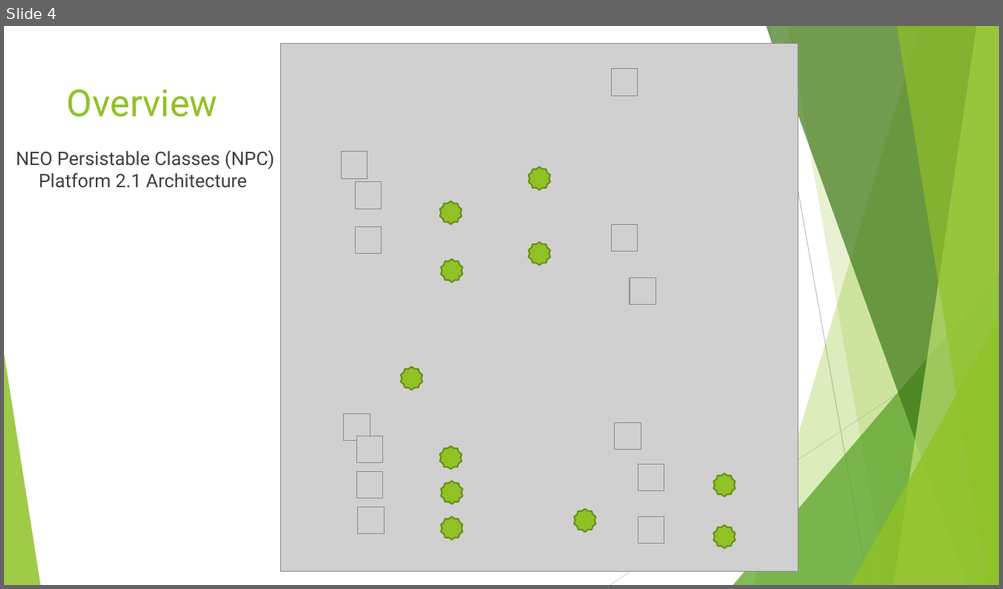
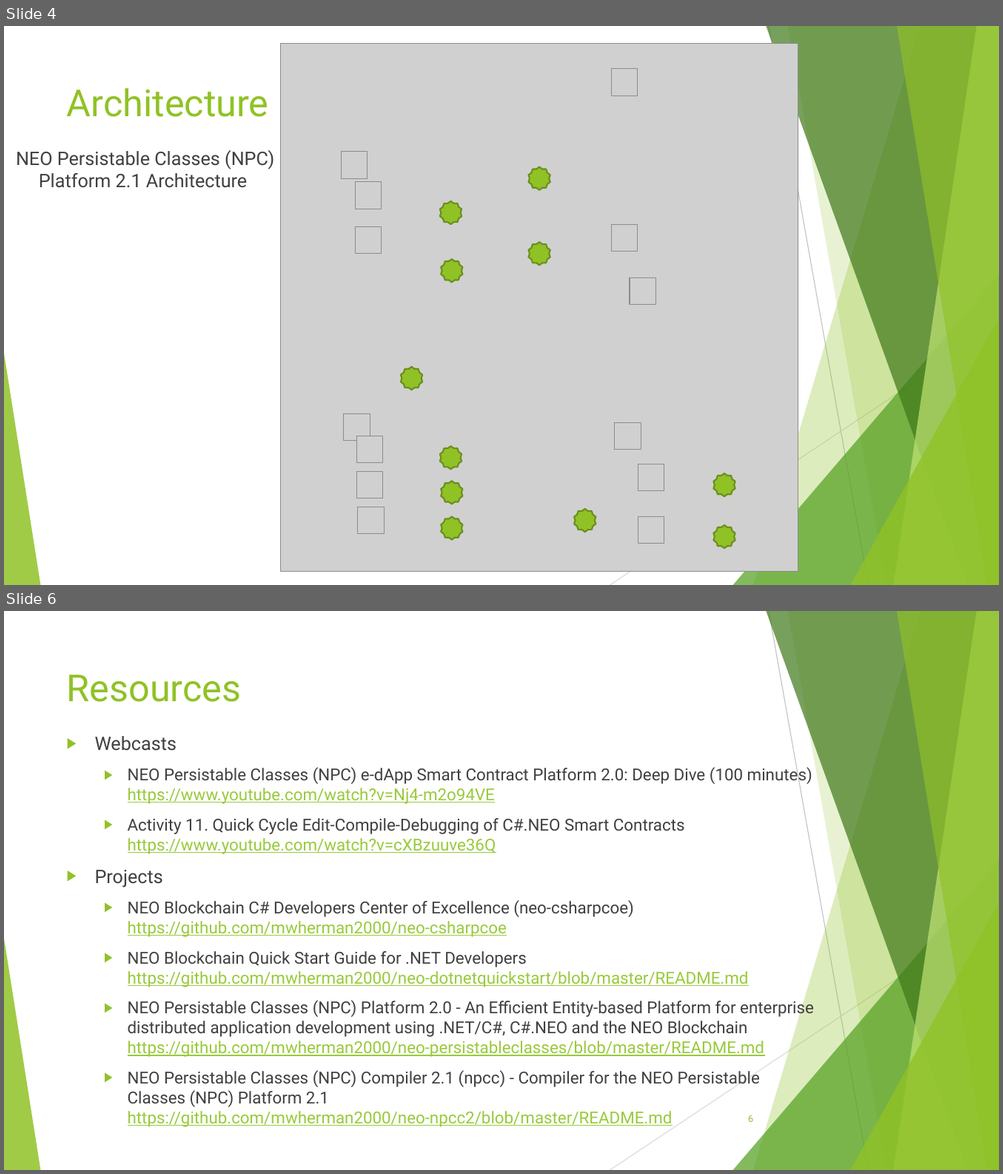
Before and after one commit to mwherman2000/neo-npcc2, a slide deck: Docs/NEO Persistable Classes Platform 2.1 Overview v0.1-Recording.pptx. Shown one above the other, each under a label of ours: slide 4 before the commit, slides 4 and 6 after it; the slides between them are not shown. The pictures are 1003x589 and 1003x1174 pixels, drawn with LibreOffice and Linux fonts; fonts in the diff are those of the drawing; grey boxes stand for pictures. Boxes give left, top, right and bottom in pixels: in the first picture for what was removed or moved away, otherwise in the second. Text is boxed around its words. In the diff, an @@ line names an element or a change of style, - is before the commit and + after.

```diff
--- a/Docs/NEO Persistable Classes Platform 2.1 Overview v0.1-Recording.pptx
+++ b/Docs/NEO Persistable Classes Platform 2.1 Overview v0.1-Recording.pptx
@@ slide 6 added at (4, 611, 999, 1170), background #FFFFFF; not listed: 10 template elements that a slide beside it also shows @@
@@ title added at (67, 675, 242, 702), 36 pt, text #90C226 @@
+Resources
@@ text added at (95, 736, 814, 1128), 16 pt, text #404040 @@
+▶ Webcasts
+  ▶ NEO Persistable Classes (NPC) e-dApp Smart Contract Platform 2.0: Deep Dive (100 minutes)
+    https://www.youtube.com/watch?v=Nj4-m2o94VE
+  ▶ Activity 11. Quick Cycle Edit-Compile-Debugging of C#.NEO Smart Contracts
+    https://www.youtube.com/watch?v=cXBzuuve36Q
+▶ Projects
+  ▶ NEO Blockchain C# Developers Center of Excellence (neo-csharpcoe)
+    https://github.com/mwherman2000/neo-csharpcoe
+  ▶ NEO Blockchain Quick Start Guide for .NET Developers
+    https://github.com/mwherman2000/neo-dotnetquickstart/blob/master/README.md
+  ▶ NEO Persistable Classes (NPC) Platform 2.0 - An Efficient Entity-based Platform for enterprise distributed application development using .NET/C#, C#.NEO and the NEO Blockchain
+    https://github.com/mwherman2000/neo-persistableclasses/blob/master/README.md
+  ▶ NEO Persistable Classes (NPC) Compiler 2.1 (npcc) - Compiler for the NEO Persistable Classes (NPC) Platform 2.1
+    https://github.com/mwherman2000/neo-npcc2/blob/master/README.md
@@ page number added at (748, 1116, 753, 1122), 9 pt, text #90C226 @@
+6
@@ slide 4 changed as well @@
@@ title at (67, 88, 269, 117): text changed @@
-Overview
+Architecture
```
Also in this commit, not shown: 4 other slides changed, 1 other slide added, 26 other files.
